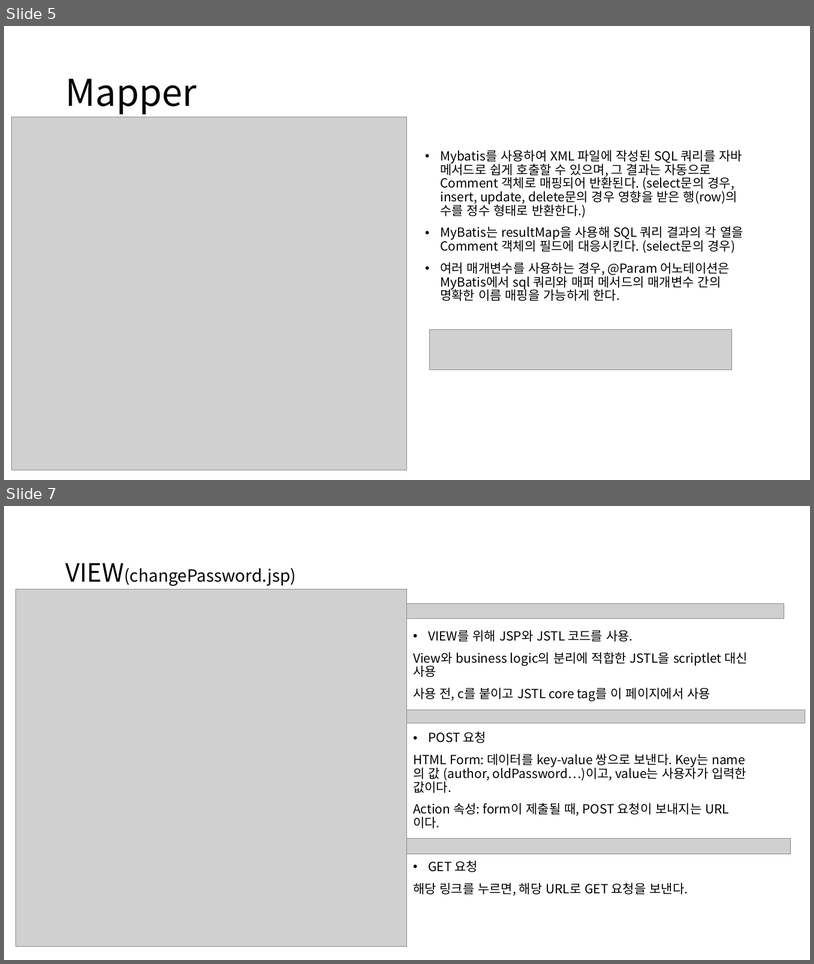
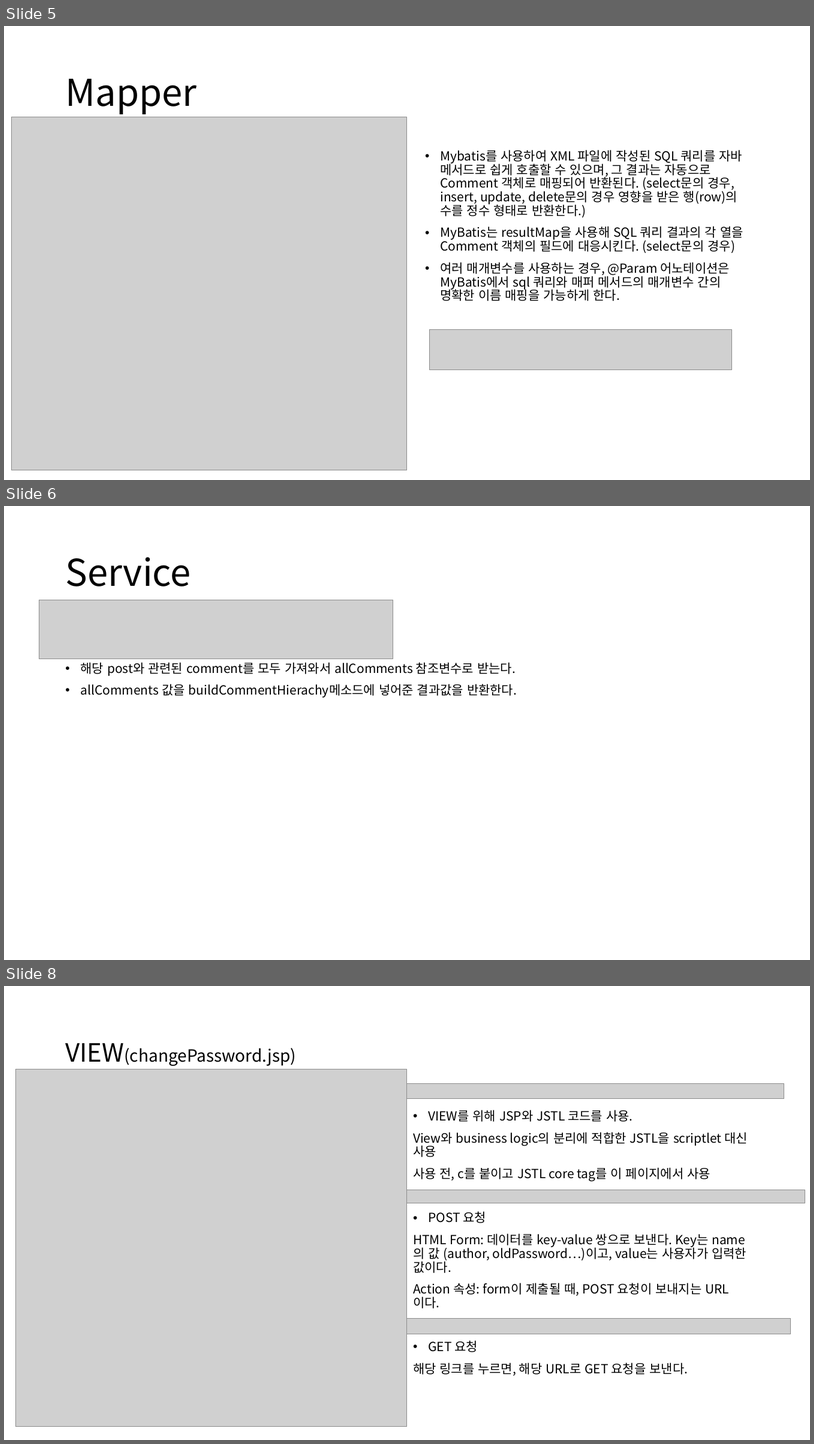
Before and after one commit to kdw1437/SpringHomework_BackEnd, a slide deck: 스프링 게시판 만들기_240821.pptx. Shown one above the other, each under a label of ours: slides 5 and 7 before the commit, slides 5, 6 and 8 after it; the slides between them are not shown. The pictures are 814x964 and 814x1444 pixels, drawn with LibreOffice and Linux fonts; fonts in the diff are those of the drawing; grey boxes stand for pictures. Boxes give left, top, right and bottom in pixels: in the first picture for what was removed or moved away, otherwise in the second. Text is boxed around its words. In the diff, an @@ line names an element or a change of style, - is before the commit and + after.

Commit message:
ppt update until build and deployment

```diff
--- a/스프링 게시판 만들기_240821.pptx
+++ b/스프링 게시판 만들기_240821.pptx
@@ slide 6 added at box(4, 506, 810, 960), background #FFFFFF @@
@@ title added at box(65, 557, 191, 586), 44 pt, text #000000 @@
+Service
@@ picture added at box(39, 600, 393, 659) @@
@@ text added at box(81, 662, 517, 697), 15 pt, text #000000 @@
+• 해당 post와 관련된 comment를 모두 가져와서 allComments 참조변수로 받는다.
+• allComments 값을 buildCommentHierachy메소드에 넣어준 결과값을 반환한다.
@@ what was slide 7 is now slide 8 @@
```
Also in this commit, not shown: 1 slide changed, 3 other slides added, 1 slide removed.
